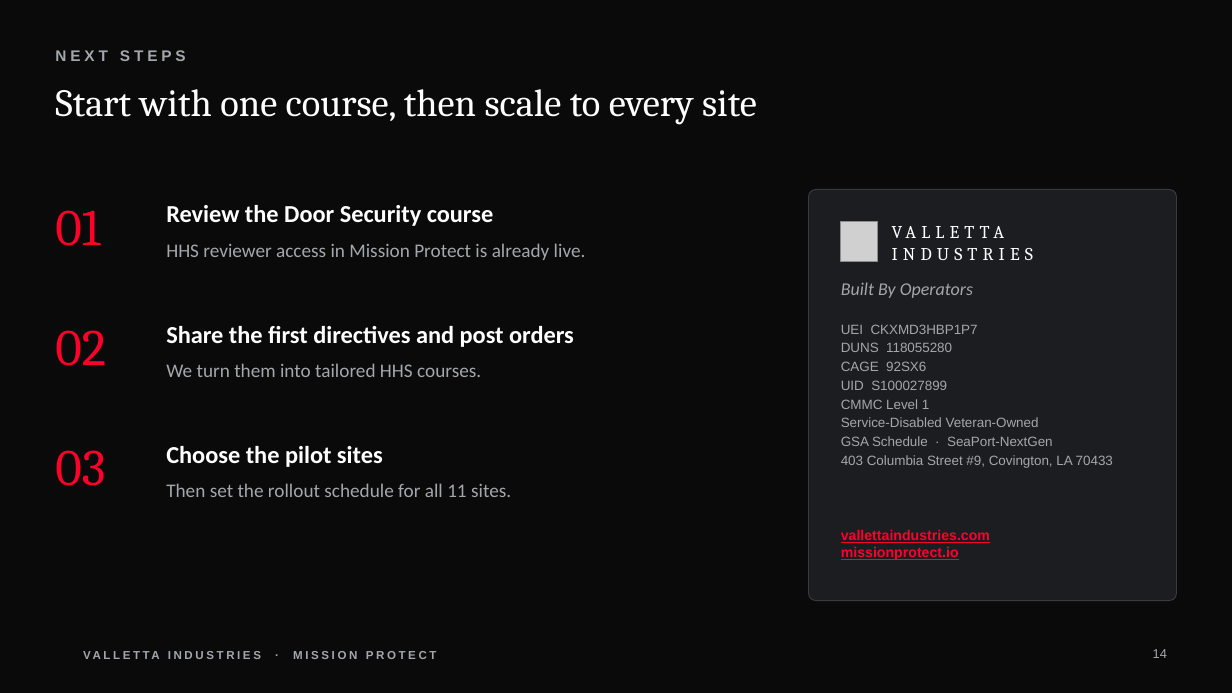
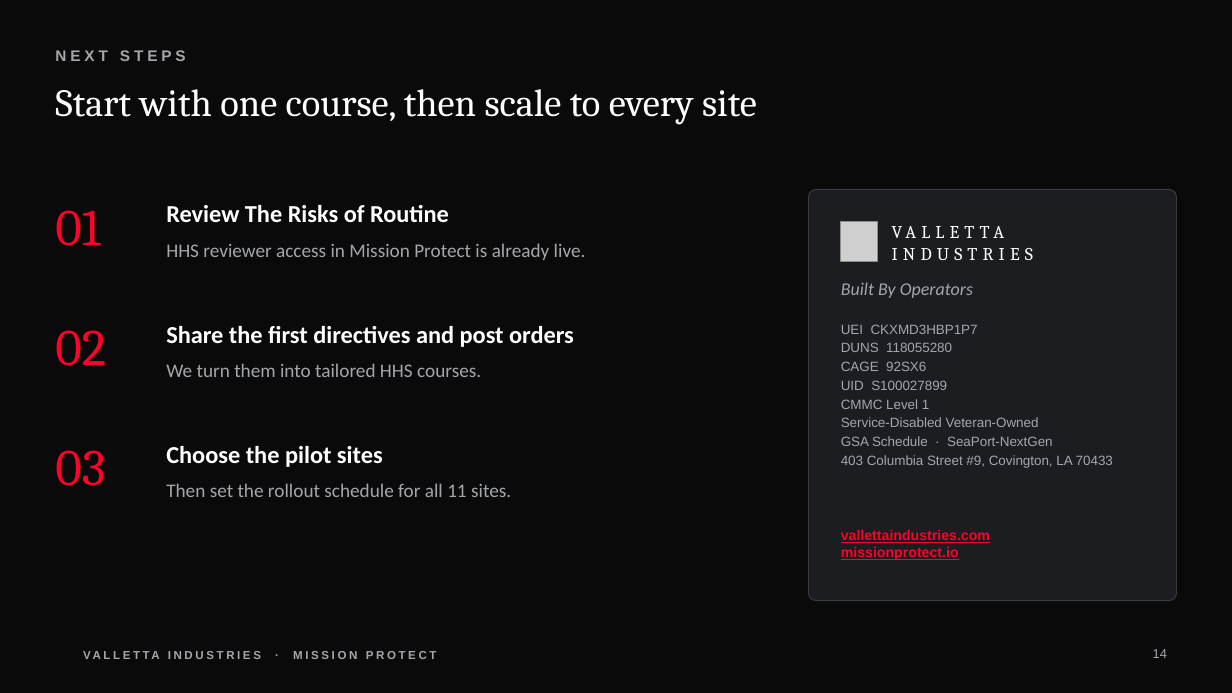
Before and after one commit to ideltoro05/valletta-design-system, a slide deck: slide 14 of decks/Valletta_HHS_Mission_Protect_Training.pptx. Drawn at 1232x693 pixels with LibreOffice and Linux fonts; fonts in the diff are those of the drawing; grey boxes stand for pictures; background and template pictures are left out. Boxes give left, top, right and bottom in pixels: in the first picture for what was removed or moved away, otherwise in the second. Text is boxed around its words. In the diff, an @@ line names an element or a change of style, - is before the commit and + after.

```diff
--- a/decks/Valletta_HHS_Mission_Protect_Training.pptx
+++ b/decks/Valletta_HHS_Mission_Protect_Training.pptx
@@ text at box(166, 205, 449, 222): text changed @@
-Review the Door Security course
+Review The Risks of Routine
```
Also in this commit, not shown: 4 other slides changed.
